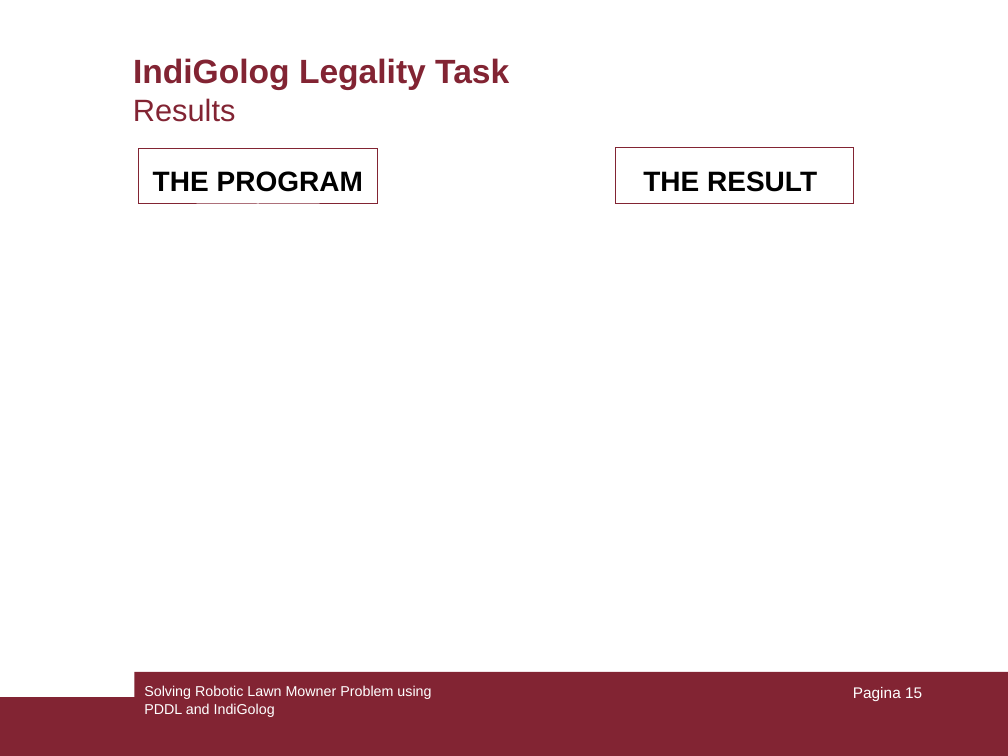
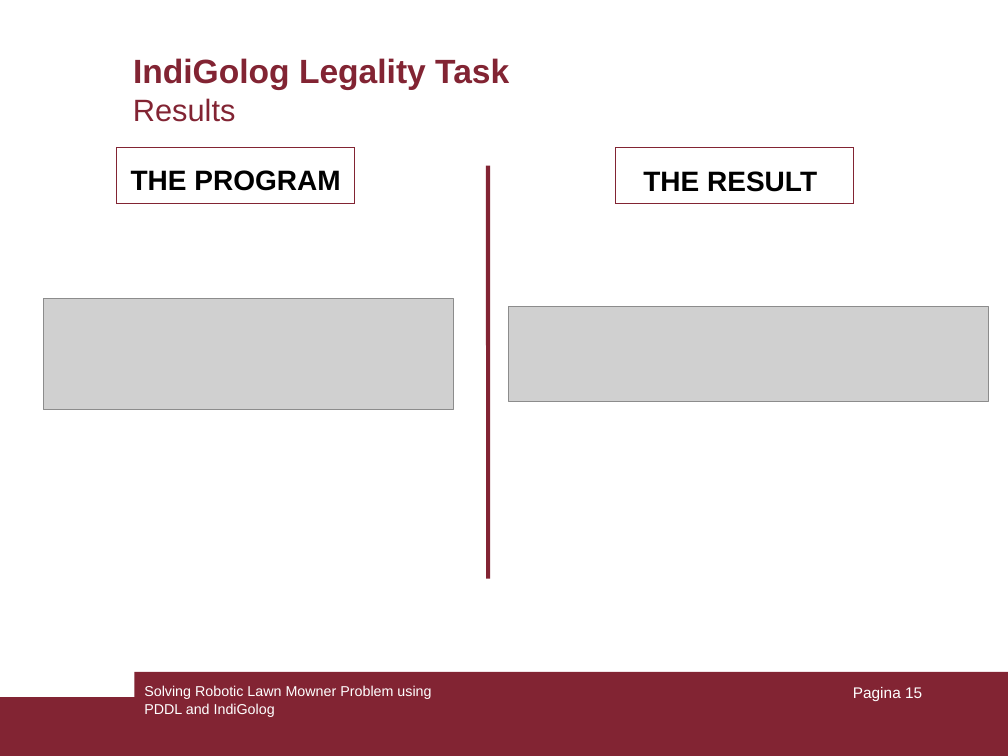
Before and after one commit to giacomotelloli/Robot_Tagliaerba, a slide deck: slide 15 of Pres_Telloli.ppt. Drawn at 1008x756 pixels with LibreOffice and Linux fonts; fonts in the diff are those of the drawing; grey boxes stand for pictures. Boxes give left, top, right and bottom in pixels: in the first picture for what was removed or moved away, otherwise in the second. Text is boxed around its words. In the diff, an @@ line names an element or a change of style, - is before the commit and + after.

```diff
--- a/Pres_Telloli.ppt
+++ b/Pres_Telloli.ppt
@@ text "THE PROGRAM": place and size @@
-text "THE PROGRAM" at <box>139,148,377,204</box>
+text "THE PROGRAM" at <box>117,148,355,204</box>
@@ line added from (488, 165) to (488, 579), #822433 3 pt @@
@@ picture added at <box>43,298,454,409</box> @@
@@ picture added at <box>509,306,989,401</box> @@
```
Also in this commit, not shown: 2 other slides changed, 1 other file.
